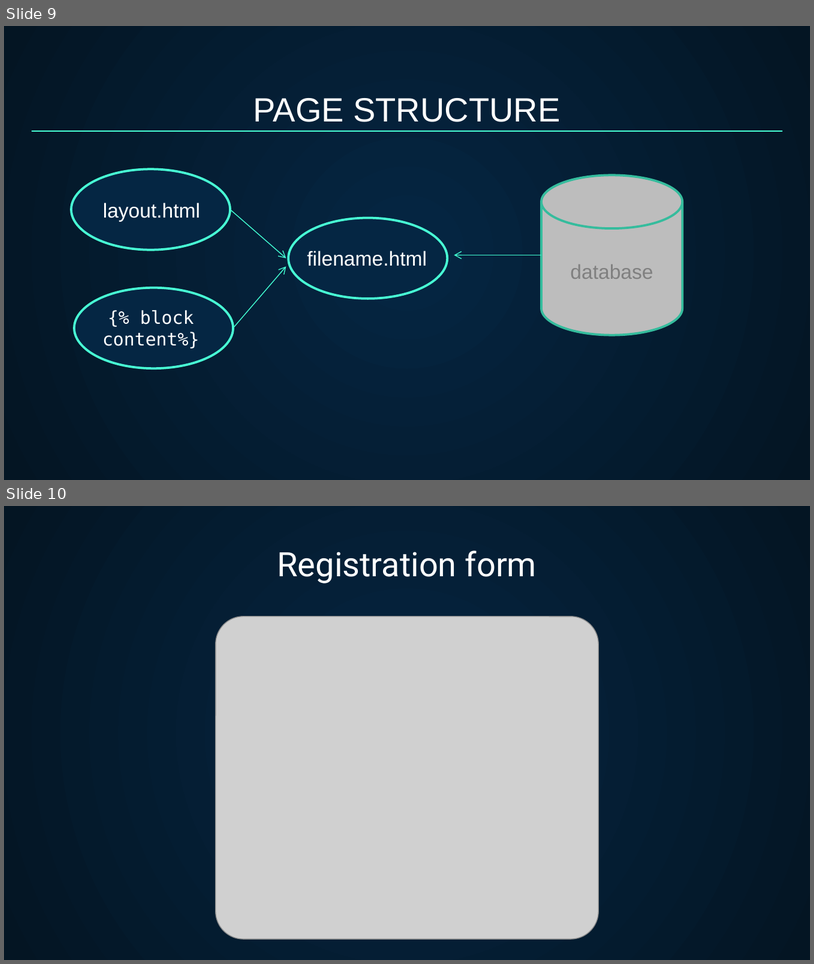
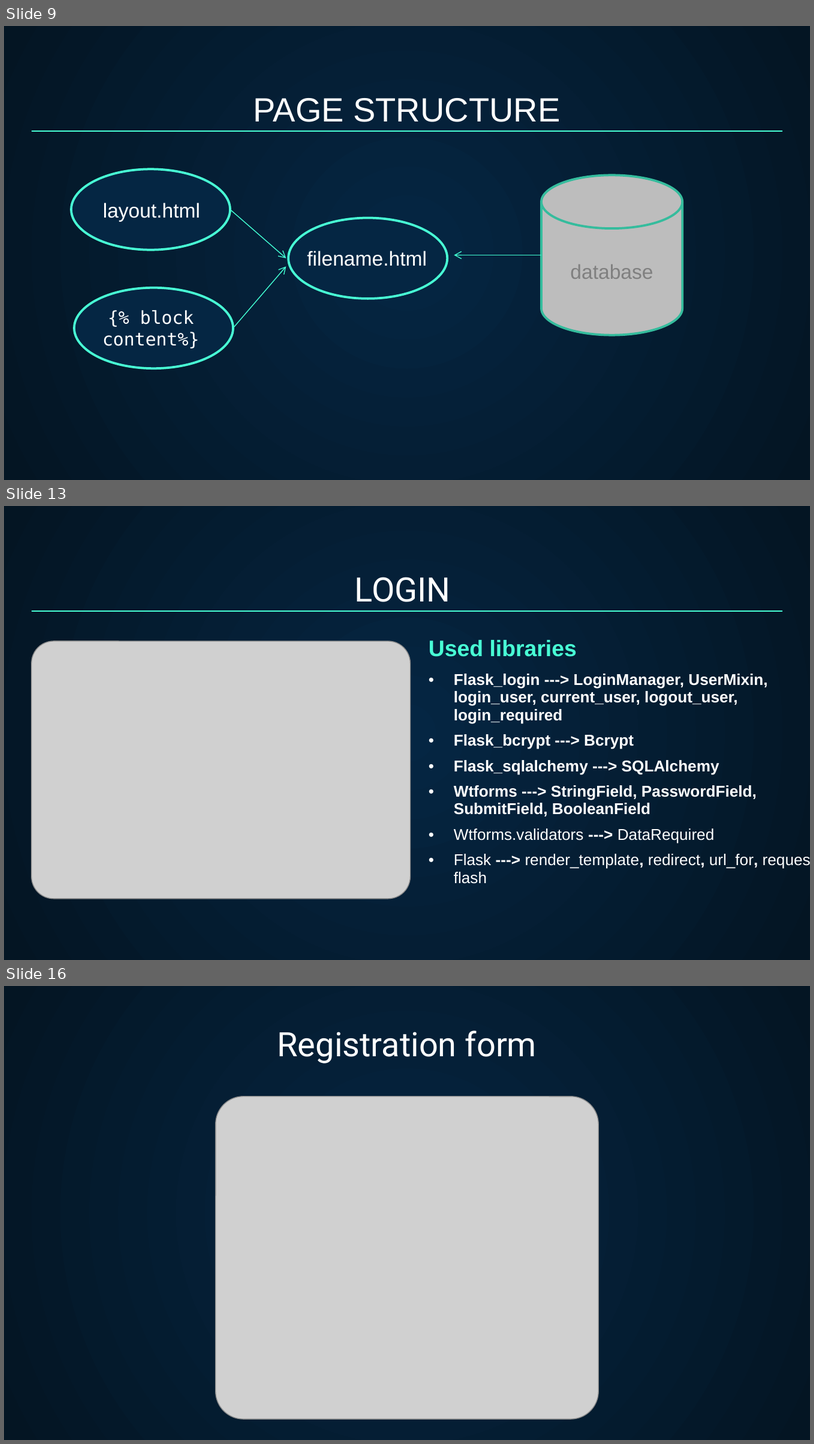
Before and after one commit to Liana-V/Project-ACA, a slide deck: Presentation.pptx. Shown one above the other, each under a label of ours: slides 9 and 10 before the commit, slides 9, 13 and 16 after it; the slides between them are not shown. The pictures are 814x964 and 814x1444 pixels, drawn with LibreOffice and Linux fonts; fonts in the diff are those of the drawing; grey boxes stand for pictures. Boxes give left, top, right and bottom in pixels: in the first picture for what was removed or moved away, otherwise in the second. Text is boxed around its words. In the diff, an @@ line names an element or a change of style, - is before the commit and + after.

```diff
--- a/Presentation.pptx
+++ b/Presentation.pptx
@@ slide 13 added at (4, 506, 810, 960), background gradient #052643 to #041523 @@
@@ title added at (355, 577, 451, 602), 30 pt, text #FFFFFF @@
+LOGIN
@@ line added from (32, 611) to (783, 611), #48FFD5 0.75 pt @@
@@ picture added at (32, 640, 410, 898) @@
@@ table added at (421, 632, 810, 905), 1 rows, 1 columns @@
+Used libraries / Flask_login ---> LoginManager, UserMixin, login_user, current_user, logout_user, login_required / Flask_bcrypt ---> Bcrypt / Flask_sqlalchemy ---> SQLAlchemy / Wtforms ---> StringField, PasswordField, SubmitField, BooleanField / Wtforms.validators ---> DataRequired / Flask ---> render_template, redirect, url_for, request, flash
@@ what was slide 10 is now slide 16 @@
```
Also in this commit, not shown: 5 other slides added, 12 other files.
